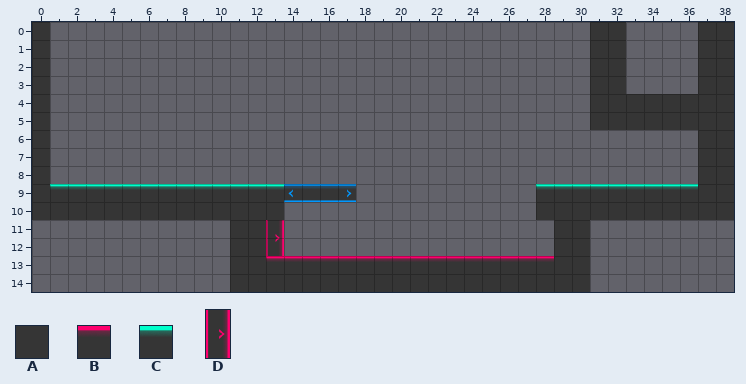
Two versions of a level (Tiled map, assets/data/lvl1.tmx). Above: the version before the commit.
Cells are 32x32 px. Shown: x 0..38, y 0..14.
Key: from "main": A 0, B 1, C 4; from "obstacles": D 1 "sidecrush".
_ is an empty cell.
Objects are placed by their top-left corner, in cells (3,4 is the top-left corner of cell 3,4); size is 1x1 cell unless given.
Layer "Tile Layer 1" before, first column x 0:
 0 A______________________________AA____AA
 1 A______________________________AA____AA
 2 A______________________________AA____AA
 3 A______________________________AA____AA
 4 A______________________________AAAAAAAA
 5 A______________________________AAAAAAAA
 6 A____________________________________AA
 7 A____________________________________AA
 8 A____________________________________AA
 9 ACCCCCCCCCCCCC______________CCCCCCCCCAA
10 AAAAAAAAAAAAAA______________AAAAAAAAAAA
11 ___________AA________________AA________
12 ___________AA________________AA________
13 ___________AABBBBBBBBBBBBBBBBAA________
14 ___________AAAAAAAAAAAAAAAAAAAA________
Objects on layer "Smashers" before:
D "sidecrush" at 13,11 size 1x2
Once edited:
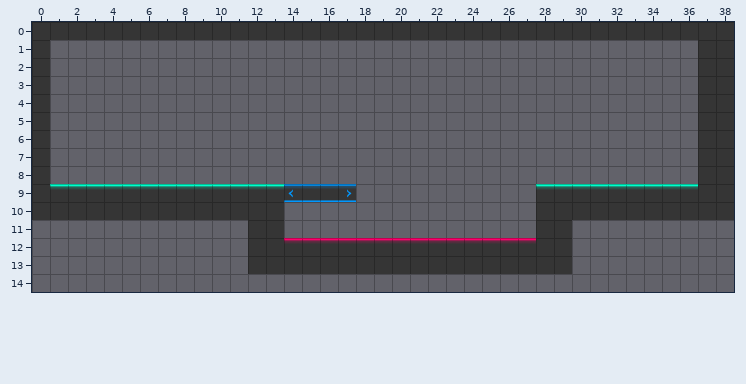
Edits made:
Changed rows in their new state; . is an unchanged cell.
Layer "Tile Layer 1":
first column x 1:
 0 AAAAAAAAAAAAAAAAAAAAAAAAAAAAAA..AAAA
 1 ..............................__....
 2 ..............................__....
 3 ..............................__....
 4 ..............................______
 5 ..............................______
first column x 11:
11 _.A..............A._
12 _.ABBBBBBBBBBBBBBA._
13 _.AAAAAAAAAAAAAAAA._
14 ____________________
Layer "Smashers" (removed):
removed: D "sidecrush" at 13,11 size 1x2
Where, in picture pixels (left, top, right, bottom), the same in both pictures:
changed: (50, 22, 698, 130)
changed: (230, 220, 590, 292)
